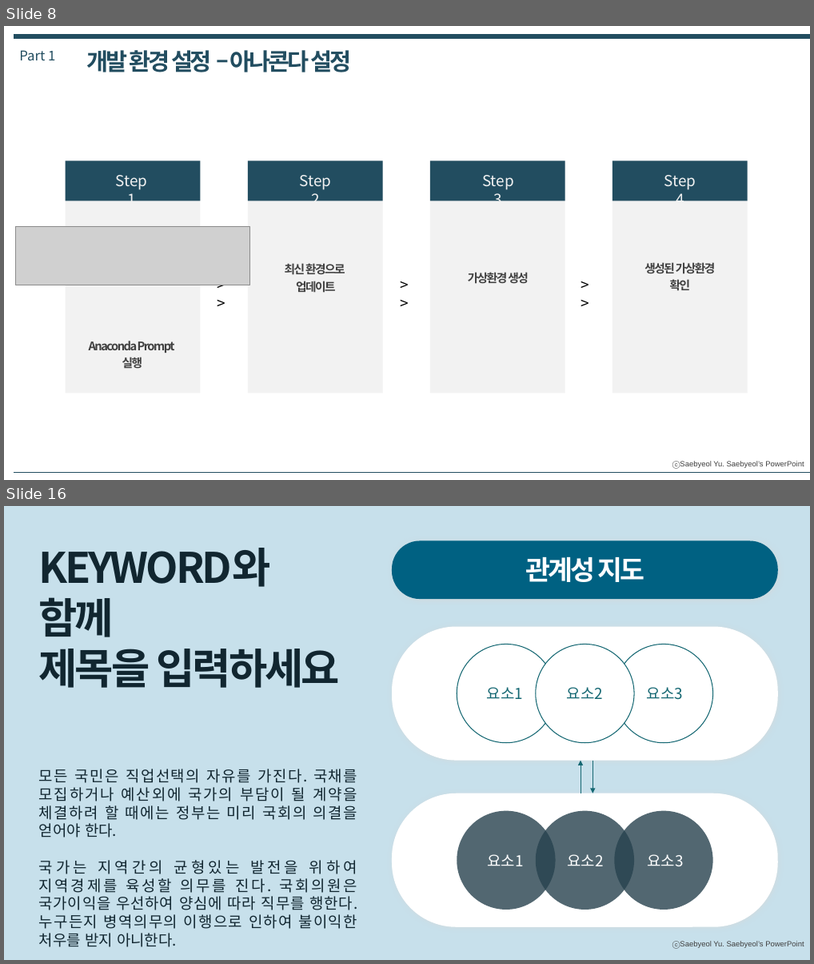
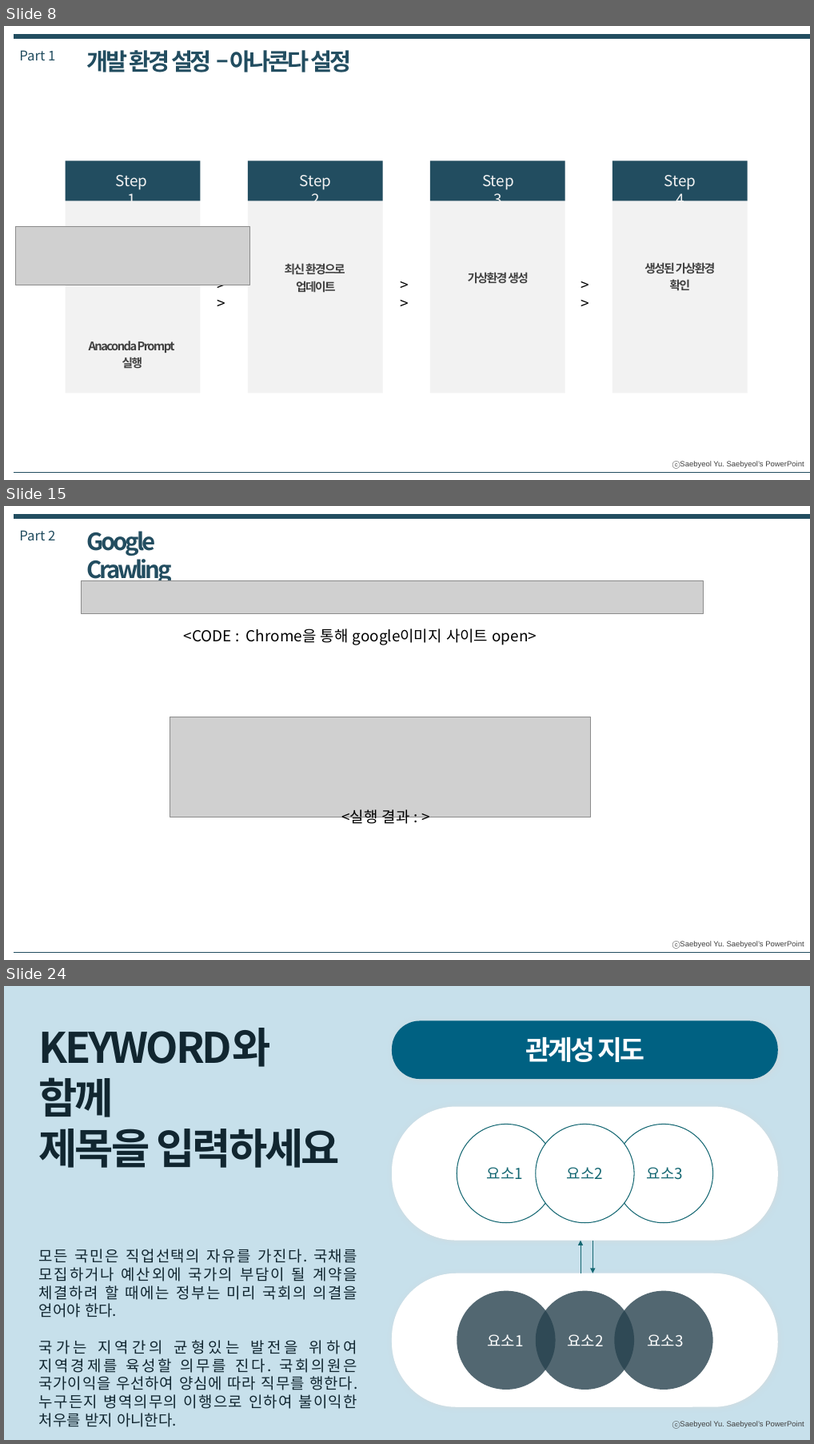
Before and after one commit to Busik-Kang/Busik-Kang.github.io, a slide deck: changwon/2022-2/datamining/발표 자료/(DataMining)20229350 강부식.pptx. Shown one above the other, each under a label of ours: slides 8 and 16 before the commit, slides 8, 15 and 24 after it; the slides between them are not shown. The pictures are 814x964 and 814x1444 pixels, drawn with LibreOffice and Linux fonts; fonts in the diff are those of the drawing; grey boxes stand for pictures. Boxes give left, top, right and bottom in pixels: in the first picture for what was removed or moved away, otherwise in the second. Text is boxed around its words. In the diff, an @@ line names an element or a change of style, - is before the commit and + after.

```diff
--- a/changwon/2022-2/datamining/발표 자료/(DataMining)20229350 강부식.pptx
+++ b/changwon/2022-2/datamining/발표 자료/(DataMining)20229350 강부식.pptx
@@ slide 15 added at (x1=4, y1=506, x2=810, y2=960), background #FFFFFF; not listed: 1 template element that a slide beside it also shows @@
@@ line added from (14, 517) to (810, 517), #224D60 6 pt @@
@@ text added at (x1=19, y1=530, x2=55, y2=540), 16 pt, text #224D60 @@
+Part 2
@@ text added at (x1=87, y1=531, x2=172, y2=581), 28 pt, text #224D60, bold @@
+Google Crawling
@@ picture added at (x1=81, y1=580, x2=703, y2=614) @@
@@ text added at (x1=184, y1=628, x2=537, y2=645), 18 pt, text #000000 @@
+<CODE : Chrome을 통해 google이미지 사이트 open>
@@ picture added at (x1=170, y1=716, x2=591, y2=817) @@
@@ text added at (x1=342, y1=809, x2=410, y2=826), 18 pt, text #000000 @@
+<실행 결과 : >
@@ line added from (14, 952) to (810, 952), #224D60 0.25 pt @@
@@ what was slide 16 is now slide 24 @@
```
Also in this commit, not shown: 1 slide changed, 11 other slides added, 4 slides removed, 7 other files.
